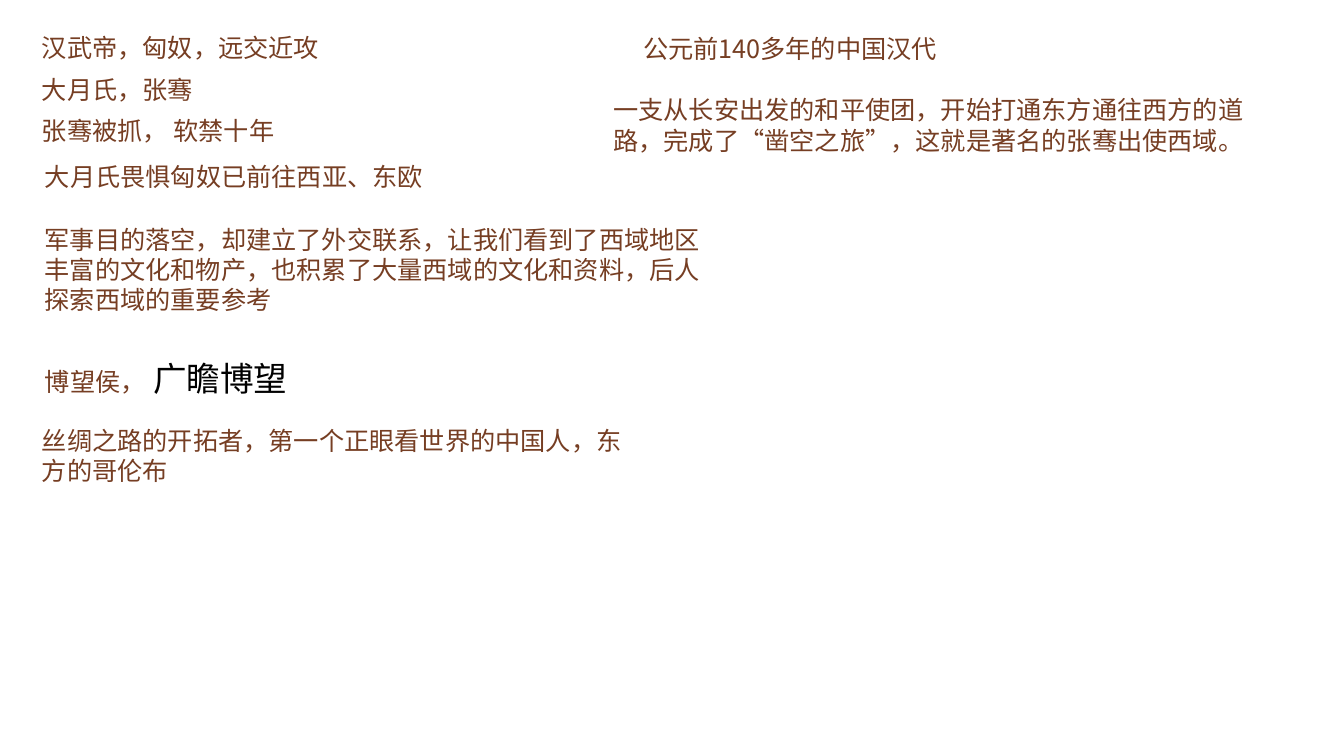
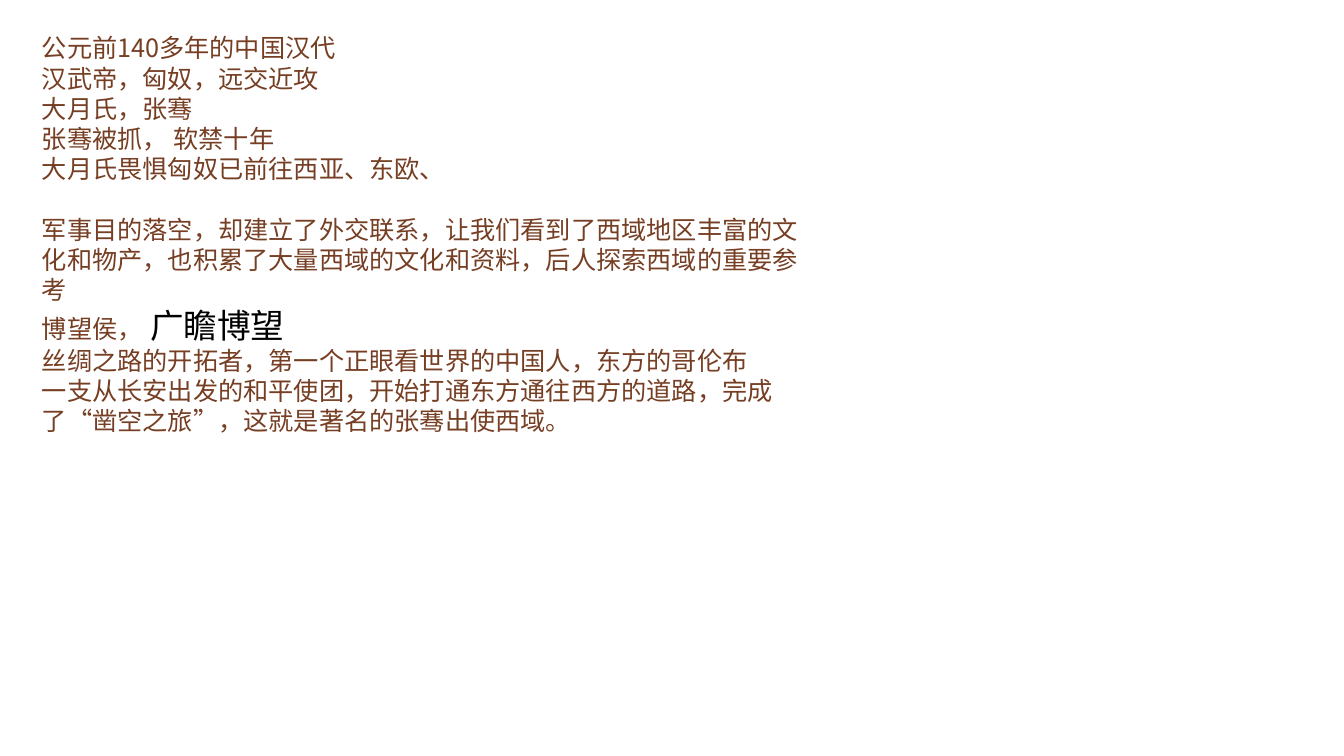
Before and after one commit to FredJiangFei/freetalk, a slide deck: slide 2 of 一带一路/资料.pptx. Drawn at 1344x756 pixels with LibreOffice and Linux fonts; fonts in the diff are those of the drawing; background and template pictures are left out. Boxes give left, top, right and bottom in pixels: in the first picture for what was removed or moved away, otherwise in the second. Text is boxed around its words. In the diff, an @@ line names an element or a change of style, - is before the commit and + after.

```diff
--- a/一带一路/资料.pptx
+++ b/一带一路/资料.pptx
@@ text "公元前140多年的中国汉代" moved from (x1=45, y1=228, x2=700, y2=311) to (x1=42, y1=36, x2=798, y2=433) @@
@@ text at (x1=42, y1=36, x2=445, y2=180): paragraphs added @@
+公元前140多年的中国汉代
+汉武帝，匈奴，远交近攻
+大月氏，张骞
+张骞被抓， 软禁十年
+大月氏畏惧匈奴已前往西亚、东欧、
@@ text removed at (x1=42, y1=35, x2=319, y2=60) @@
-汉武帝，匈奴，远交近攻
@@ text removed at (x1=643, y1=37, x2=937, y2=60) @@
-公元前140多年的中国汉代
@@ text removed at (x1=42, y1=78, x2=193, y2=102) @@
-大月氏，张骞
@@ text removed at (x1=42, y1=118, x2=275, y2=143) @@
-张骞被抓， 软禁十年
@@ text removed at (x1=613, y1=98, x2=1243, y2=153) @@
-一支从长安出发的和平使团，开始打通东方通往西方的道路，完成了“凿空之旅”，这就是著名的张骞出使西域。
@@ text removed at (x1=45, y1=164, x2=423, y2=188) @@
-大月氏畏惧匈奴已前往西亚、东欧
@@ text at (x1=42, y1=309, x2=773, y2=433): paragraphs added @@
+博望侯， 广瞻博望
+丝绸之路的开拓者，第一个正眼看世界的中国人，东方的哥伦布
+一支从长安出发的和平使团，开始打通东方通往西方的道路，完成了“凿空之旅”，这就是著名的张骞出使西域。
@@ text removed at (x1=45, y1=362, x2=287, y2=394) @@
-博望侯， 广瞻博望
@@ text removed at (x1=42, y1=428, x2=622, y2=482) @@
-丝绸之路的开拓者，第一个正眼看世界的中国人，东方的哥伦布
```
Also in this commit, not shown: 2 other slides changed, 2 other files.
